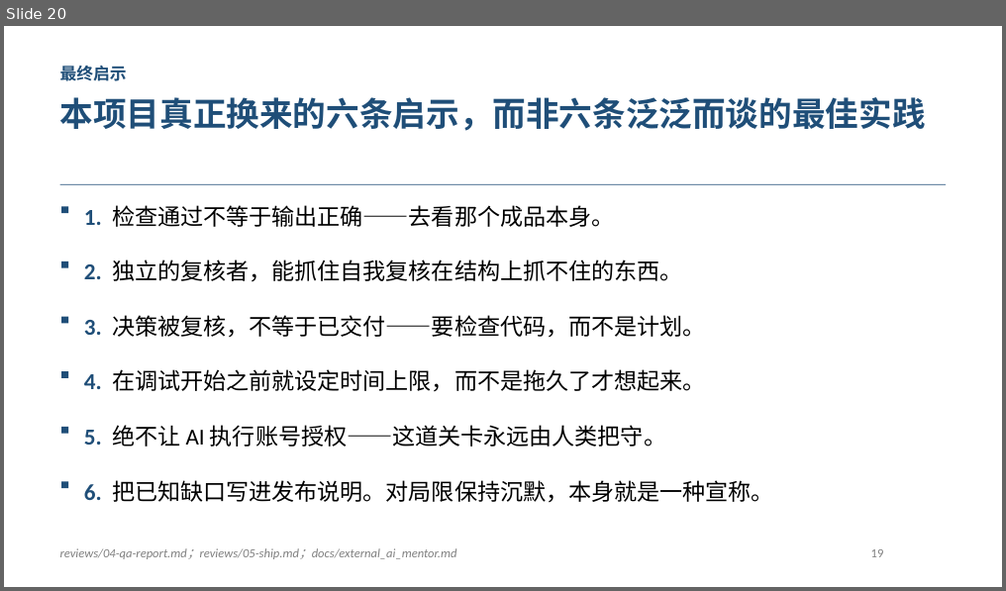
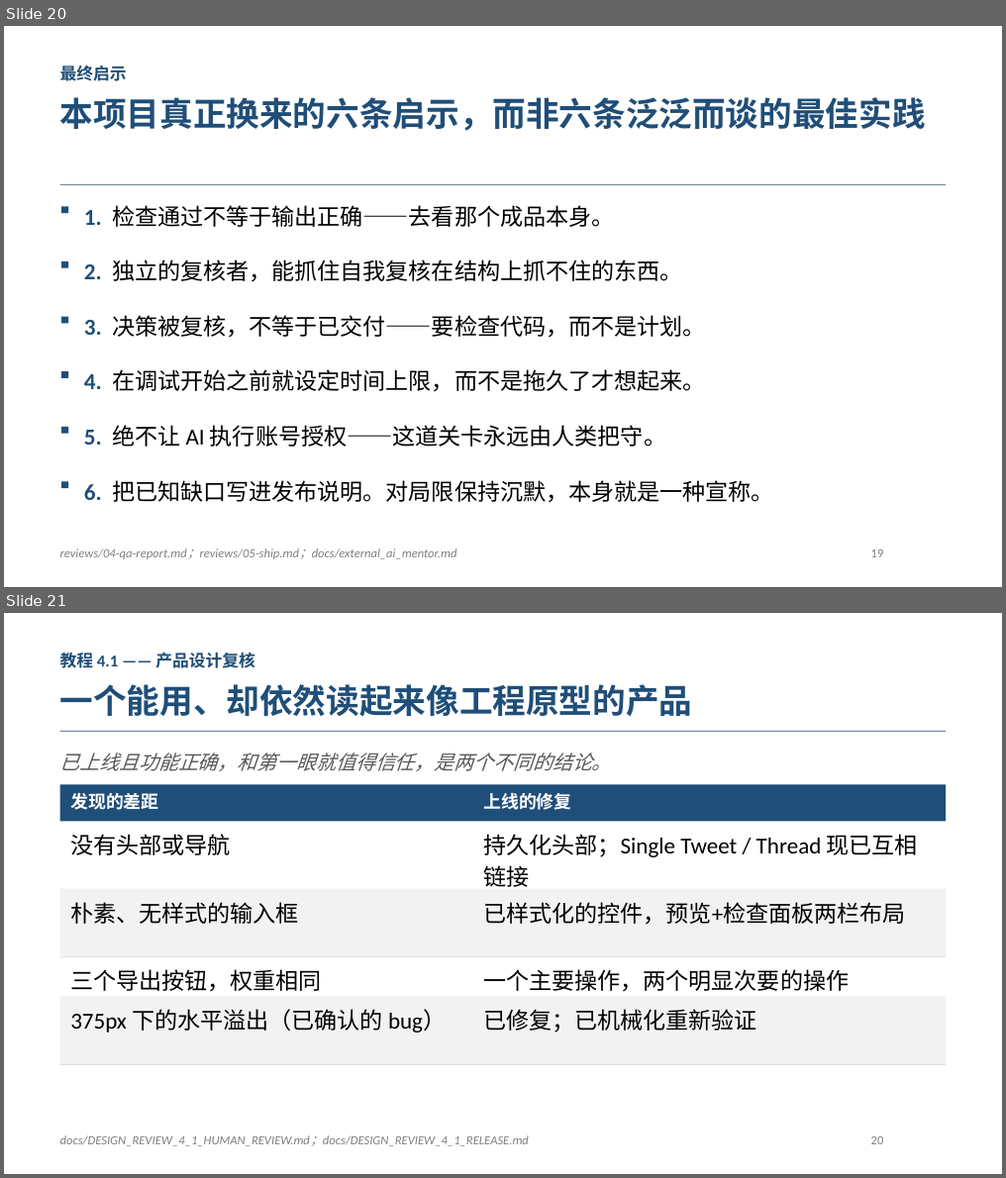
Before and after one commit to mikelix/gstack-tutorial-4-tweet-screenshot-tool, a slide deck: dist/gstack-tutorial-4_ZH.pptx. Shown one above the other, each under a label of ours: slide 20 before the commit, slides 20 and 21 after it. The pictures are 1006x591 and 1006x1178 pixels, drawn with LibreOffice and Linux fonts; fonts in the diff are those of the drawing. Boxes give left, top, right and bottom in pixels: in the first picture for what was removed or moved away, otherwise in the second. Text is boxed around its words. In the diff, an @@ line names an element or a change of style, - is before the commit and + after.

```diff
--- a/dist/gstack-tutorial-4_ZH.pptx
+++ b/dist/gstack-tutorial-4_ZH.pptx
@@ slide 21 added at [4, 613, 1002, 1174], background #FFFFFF @@
@@ text added at [60, 652, 254, 668], 16 pt, text #1F4E78, bold @@
+教程 4.1 —— 产品设计复核
@@ text added at [60, 684, 693, 717], 32 pt, text #1F4E78, bold @@
+一个能用、却依然读起来像工程原型的产品
@@ rectangle added at [60, 731, 945, 731], fill #1F4E78 @@
@@ text added at [60, 753, 612, 771], 19 pt, text #595959, italic @@
+已上线且功能正确，和第一眼就值得信任，是两个不同的结论。
@@ rectangle added at [60, 785, 945, 822], fill #1F4E78 @@
@@ text added at [70, 793, 158, 810], 17 pt, text #FFFFFF, bold @@
+发现的差距
@@ text added at [483, 792, 571, 810], 17 pt, text #FFFFFF, bold @@
+上线的修复
@@ text added at [70, 834, 230, 856], 22 pt, text #000000 @@
+没有头部或导航
@@ text added at [483, 834, 918, 887], 22 pt, text #000000 @@
+持久化头部；Single Tweet / Thread 现已互相链接
@@ rectangle added at [60, 889, 945, 890], fill #D8DEE4 @@
@@ rectangle added at [60, 889, 945, 958], fill #F2F2F2 @@
@@ text added at [70, 902, 299, 924], 22 pt, text #000000 @@
+朴素、无样式的输入框
@@ text added at [483, 902, 906, 925], 22 pt, text #000000 @@
+已样式化的控件，预览+检查面板两栏布局
@@ rectangle added at [60, 957, 945, 958], fill #D8DEE4 @@
@@ rectangle added at [60, 997, 945, 998], fill #D8DEE4 @@
@@ rectangle added at [60, 997, 945, 1065], fill #F2F2F2 @@
@@ text added at [70, 969, 322, 992], 22 pt, text #000000 @@
+三个导出按钮，权重相同
@@ text added at [483, 969, 848, 992], 22 pt, text #000000 @@
+一个主要操作，两个明显次要的操作
@@ text added at [70, 1009, 446, 1033], 22 pt, text #000000 @@
+375px 下的水平溢出（已确认的 bug）
@@ text added at [483, 1009, 757, 1033], 22 pt, text #000000 @@
+已修复；已机械化重新验证
@@ rectangle added at [60, 1064, 945, 1065], fill #D8DEE4 @@
@@ text added at [60, 1136, 529, 1147], 12 pt, text #808080, italic @@
+docs/DESIGN_REVIEW_4_1_HUMAN_REVIEW.md；docs/DESIGN_REVIEW_4_1_RELEASE.md
@@ text added at [871, 1137, 884, 1145], 12 pt, text #808080 @@
+20
```
Also in this commit, not shown: 3 other slides added, 6 other files.
